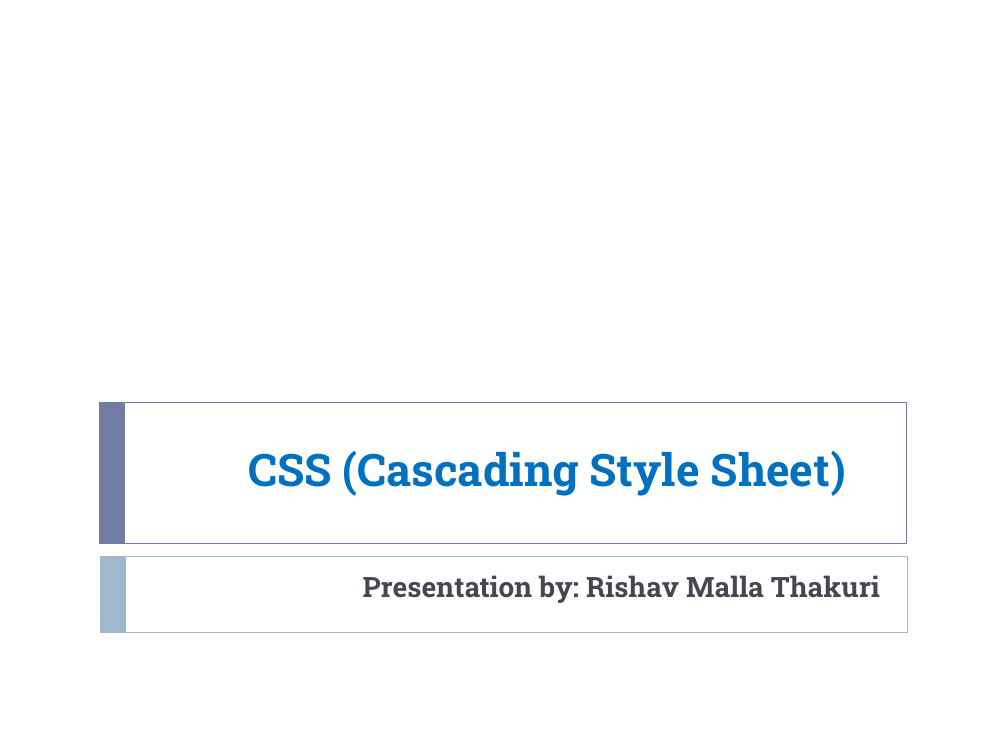
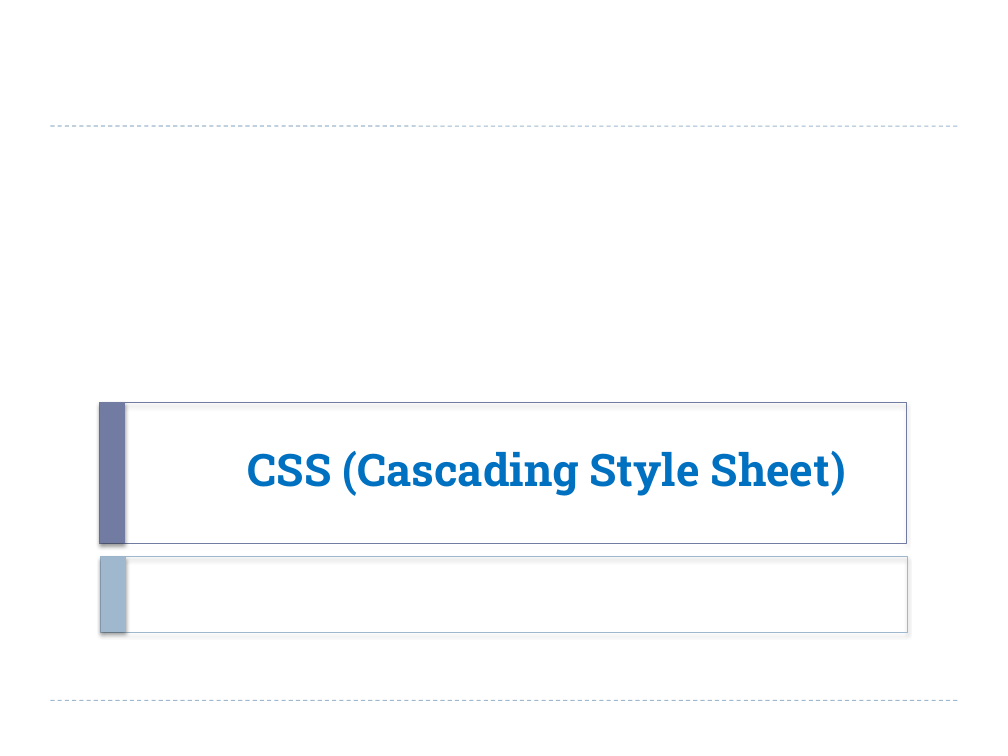
Before and after one commit to Reeves9/Class-Notes, a slide deck: slide 1 of 5th SEM/Web Technology/css.pptx. Drawn at 1008x756 pixels with LibreOffice and Linux fonts; fonts in the diff are those of the drawing. Boxes give left, top, right and bottom in pixels: in the first picture for what was removed or moved away, otherwise in the second. Text is boxed around its words. In the diff, an @@ line names an element or a change of style, - is before the commit and + after.

```diff
--- a/5th SEM/Web Technology/css.pptx
+++ b/5th SEM/Web Technology/css.pptx
@@ line added from (50, 126) to (958, 126), #9FB8CD 0.75 pt dashed @@
@@ shadow on in 4 elements at (100,402,906,543), (101,556,907,632), (100,402,125,543), (101,556,126,632) @@
@@ subtitle removed at (363,575,880,603) @@
-Presentation by: Rishav Malla Thakuri
@@ line added from (50, 701) to (958, 701), #9FB8CD 0.75 pt dashed @@
```
Also in this commit, not shown: 66 other slides changed, 2 other files.
